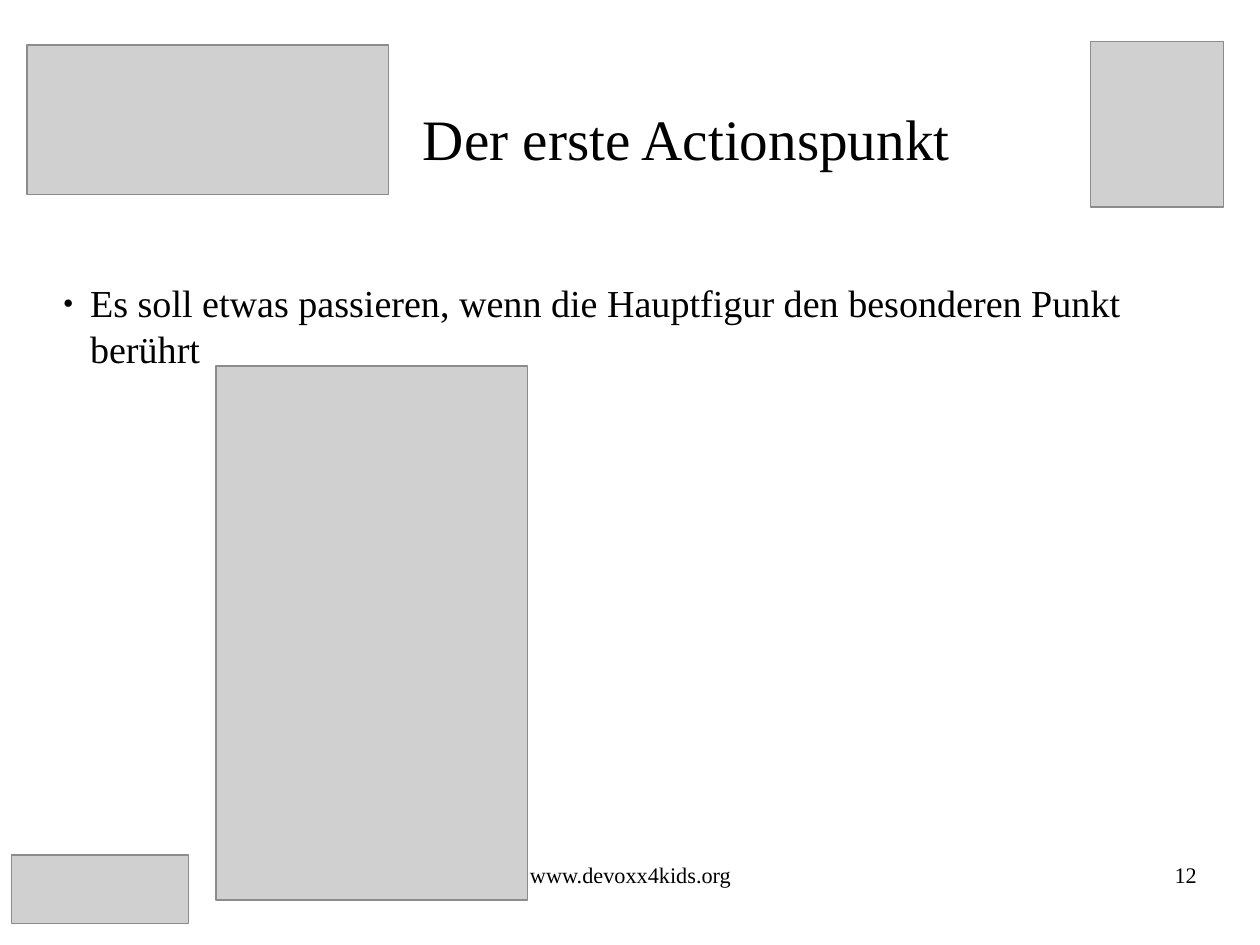
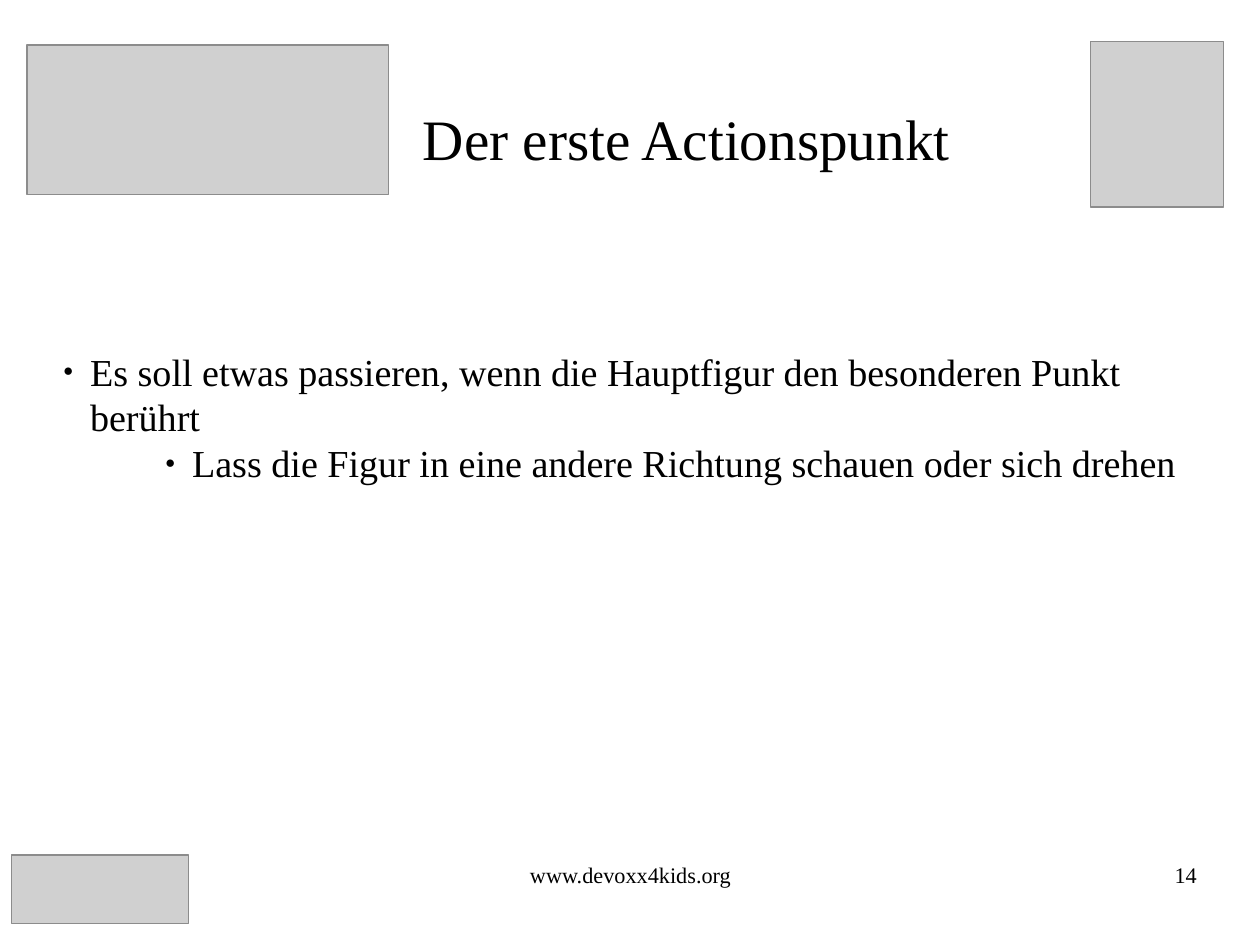
Before and after one commit to Devoxx4KidsDE/workshop-scratch, a slide deck: slide 14 of treasure_hunt/Schatz_Suche_Scratch_Aufgaben.odp (slide 12 before the commit). Drawn at 1260x945 pixels with LibreOffice and Linux fonts; fonts in the diff are those of the drawing; grey boxes stand for pictures. Boxes give left, top, right and bottom in pixels: in the first picture for what was removed or moved away, otherwise in the second. Text is boxed around its words. In the diff, an @@ line names an element or a change of style, - is before the commit and + after.

```diff
--- a/treasure_hunt/Schatz_Suche_Scratch_Aufgaben.odp
+++ b/treasure_hunt/Schatz_Suche_Scratch_Aufgaben.odp
@@ picture removed at (216, 366, 528, 900) @@
@@ text at (192, 450, 1176, 485): paragraph added @@
+      ● Lass die Figur in eine andere Richtung schauen oder sich drehen
@@ page number at (1175, 868, 1197, 883): text changed @@
-12
+14
```
Also in this commit, not shown: 13 other slides changed, 20 slides added, 1 other file.
